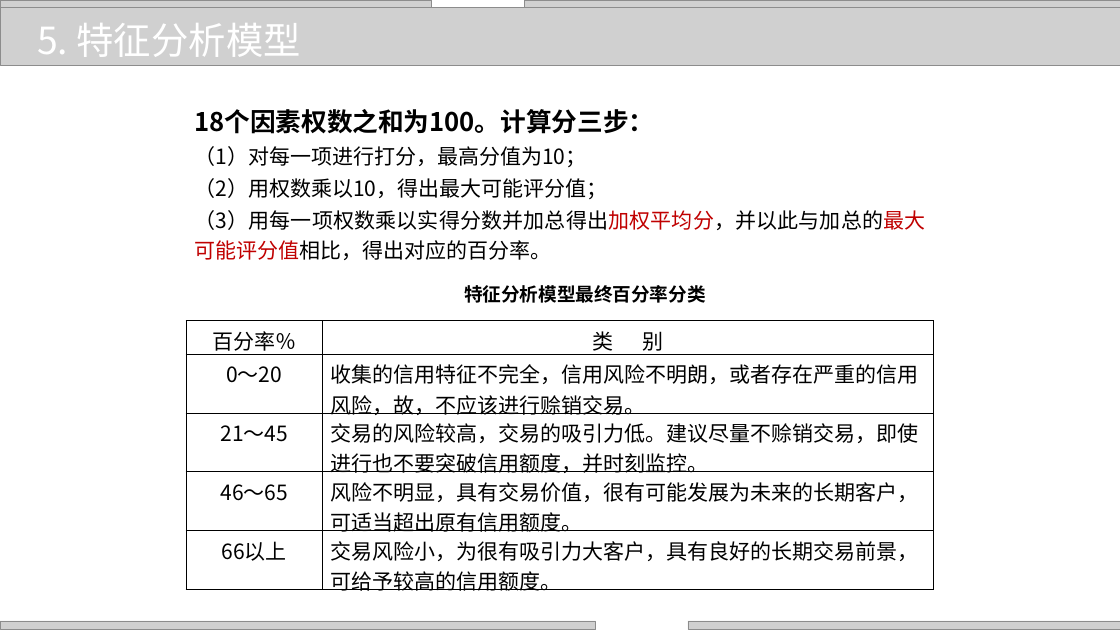
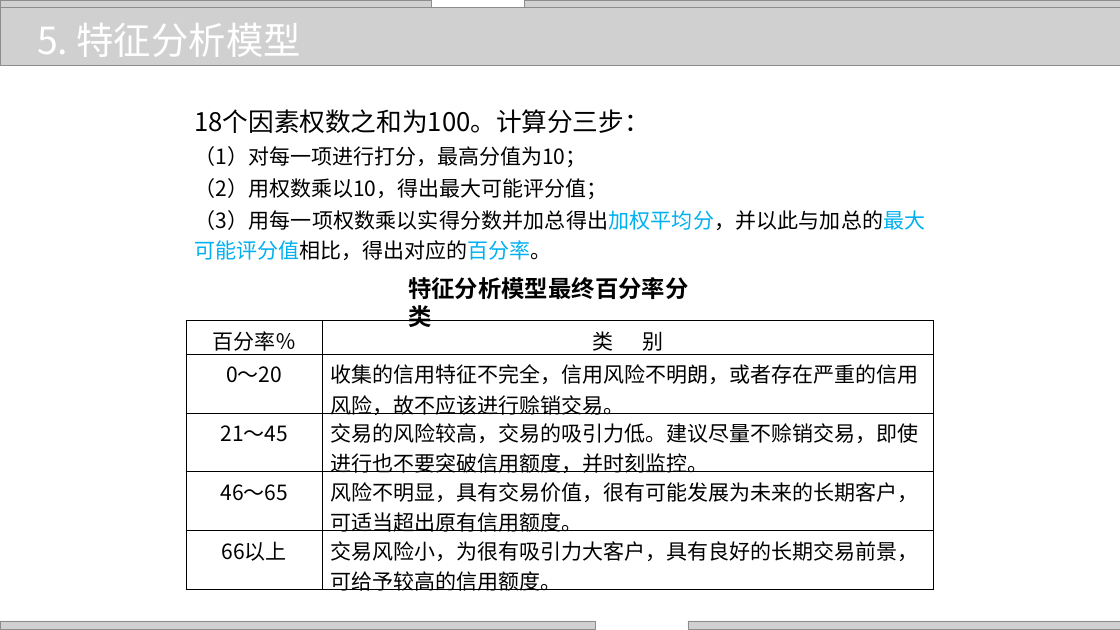
Before and after one commit to zhangjianzhang/internet_credit, a slide deck: slide 20 of files/slides/lecture_6.pptx. Drawn at 1120x630 pixels with LibreOffice and Linux fonts; fonts in the diff are those of the drawing; grey boxes stand for pictures; background and template pictures are left out. Boxes give left, top, right and bottom in pixels: in the first picture for what was removed or moved away, otherwise in the second. Text is boxed around its words. In the diff, an @@ line names an element or a change of style, - is before the commit and + after.

```diff
--- a/files/slides/lecture_6.pptx
+++ b/files/slides/lecture_6.pptx
@@ text at (194,109,925,260): bold off in "18个因素权数之和为100。计算分三步："; text colour #C00000 to #00B0F0, text colour #000000 to #00B0F0 in "（3）用每一项权数乘以实得分数并加总得出加权平均分，并以此与加总的最大可能评分值相比，得出对应的百分率。" @@
@@ text "特征分析模型最终百分率分类": place and size @@
-text "特征分析模型最终百分率分类" at (464,285,706,303)
+text "特征分析模型最终百分率分类" at (408,277,688,327)
@@ text "特征分析模型最终百分率分类" at (408,277,688,327): size 16 to 20 pt @@
@@ table at (187,321,934,595) @@
-row 2, column 2: 收集的信用特征不完全，信用风险不明朗，或者存在严重的信用风险，故，不应该进行赊销交易。
+row 2, column 2: 收集的信用特征不完全，信用风险不明朗，或者存在严重的信用风险，故不应该进行赊销交易。
```
Also in this commit, not shown: 19 other slides changed, 11 other files.
